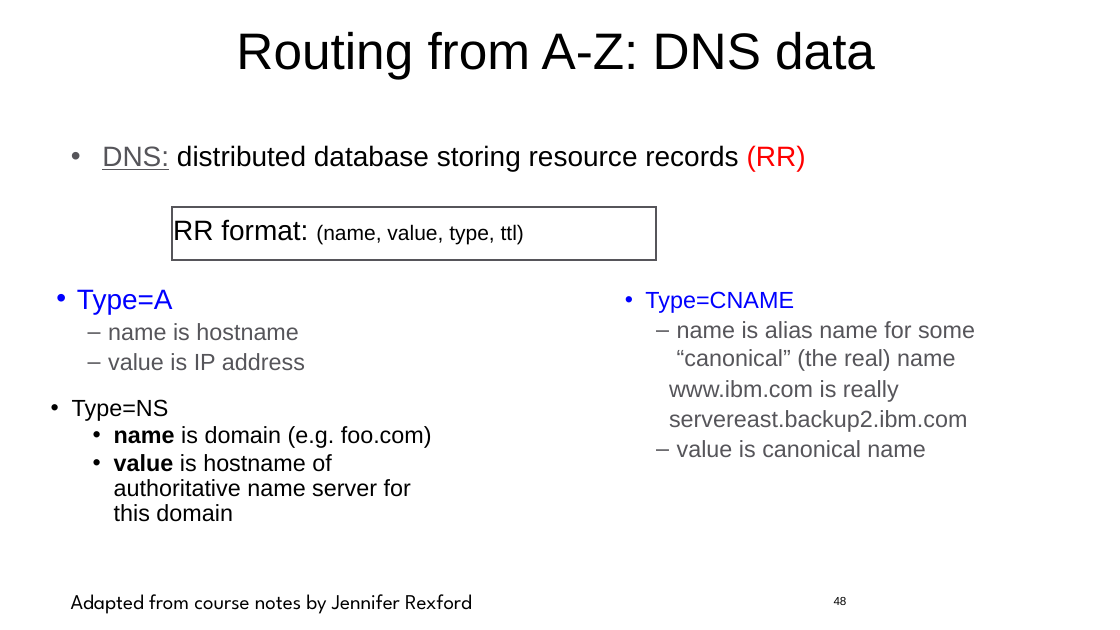
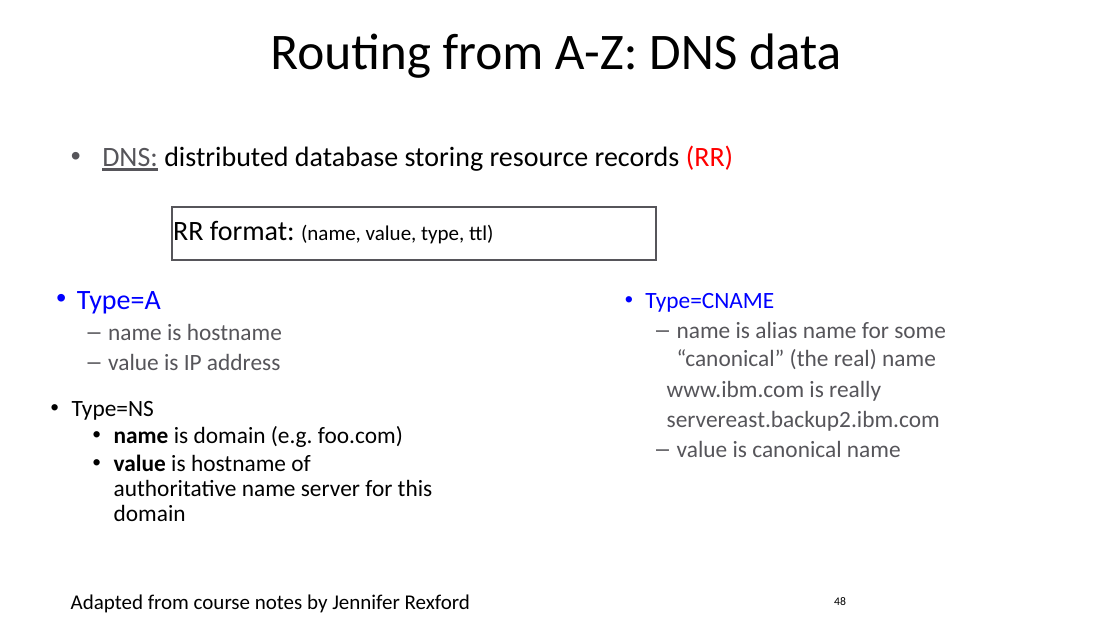
Before and after one commit to jlmucb/class_notes, a slide deck: slide 48 of IoT/pptx/IoTSoftwareNetworking.pptx. Drawn at 1120x630 pixels with LibreOffice and Linux fonts; fonts in the diff are those of the drawing. Boxes give left, top, right and bottom in pixels: in the first picture for what was removed or moved away, otherwise in the second. Text is boxed around its words. In the diff, an @@ line names an element or a change of style, - is before the commit and + after.

```diff
--- a/IoT/pptx/IoTSoftwareNetworking.pptx
+++ b/IoT/pptx/IoTSoftwareNetworking.pptx
@@ font Arial to Calibri in 7 elements at (270,33,841,78), (834,597,846,605), (102,145,733,171), (72,401,433,521), (173,220,493,244), (77,291,282,370), (645,293,946,457) @@
@@ text "Adapted from course notes by ..." at (71,594,470,613): font League Spartan to Calibri @@
```
Also in this commit, not shown: 21 other slides changed, 1 slide added.
